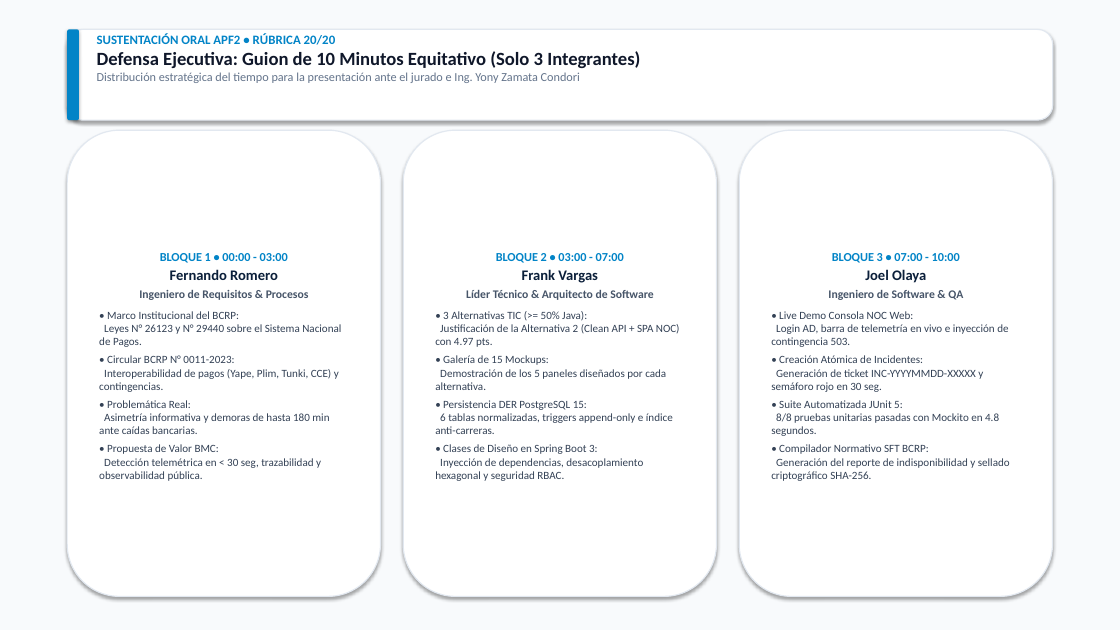
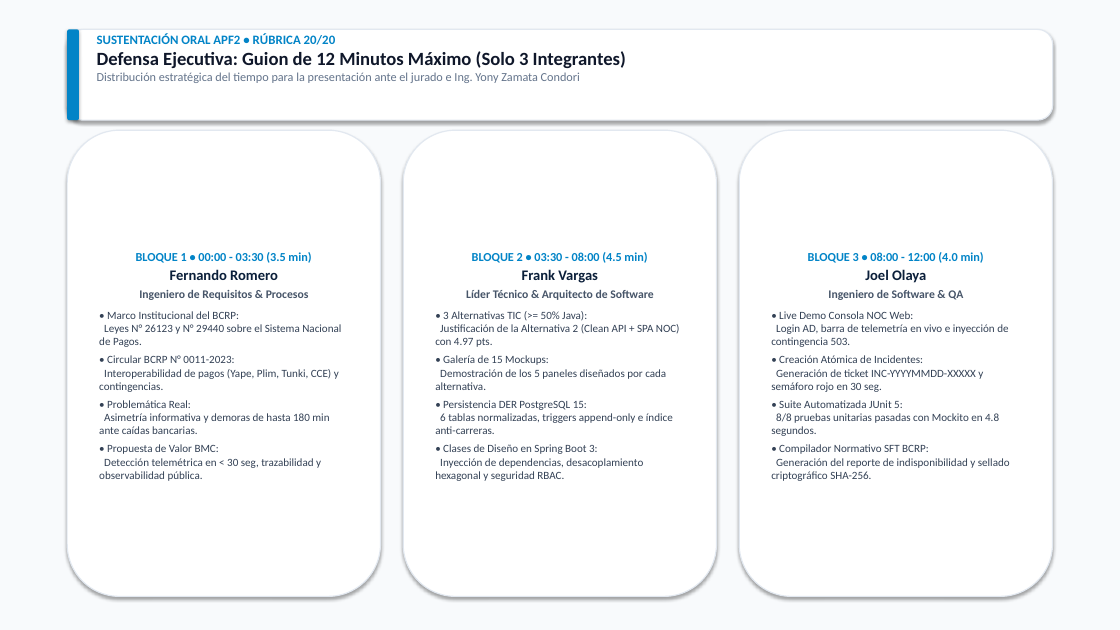
Before and after one commit to frankitoromas-tech/UTP-Curso-Integrador-I-SIGIR-BCRP, a slide deck: slide 18 of 01_DOCUMENTACION_TECNICA/PRESENTACION_EJECUTIVA_APF1.pptx. Drawn at 1120x630 pixels with LibreOffice and Linux fonts; fonts in the diff are those of the drawing. Boxes give left, top, right and bottom in pixels: in the first picture for what was removed or moved away, otherwise in the second. Text is boxed around its words. In the diff, an @@ line names an element or a change of style, - is before the commit and + after.

Commit message:
docs(sustentacion): recalibrar guion oral y cronometria a 12 minutos maximo (3.5 Fernando / 4.5 Frank / 4.0 Joel)

```diff
--- a/01_DOCUMENTACION_TECNICA/PRESENTACION_EJECUTIVA_APF1.pptx
+++ b/01_DOCUMENTACION_TECNICA/PRESENTACION_EJECUTIVA_APF1.pptx
@@ text at bbox=[97, 51, 626, 68]: text changed @@
-Defensa Ejecutiva: Guion de 10 Minutos Equitativo (Solo 3 Integrantes)
+Defensa Ejecutiva: Guion de 12 Minutos Máximo (Solo 3 Integrantes)
@@ text in rounded rectangle at bbox=[136, 252, 311, 263]: text changed @@
-BLOQUE 1 • 00:00 - 03:00
+BLOQUE 1 • 00:00 - 03:30 (3.5 min)
@@ text in rounded rectangle at bbox=[472, 252, 647, 263]: text changed @@
-BLOQUE 2 • 03:00 - 07:00
+BLOQUE 2 • 03:30 - 08:00 (4.5 min)
@@ text in rounded rectangle at bbox=[808, 252, 984, 263]: text changed @@
-BLOQUE 3 • 07:00 - 10:00
+BLOQUE 3 • 08:00 - 12:00 (4.0 min)
```
Also in this commit, not shown: 6 other files.
